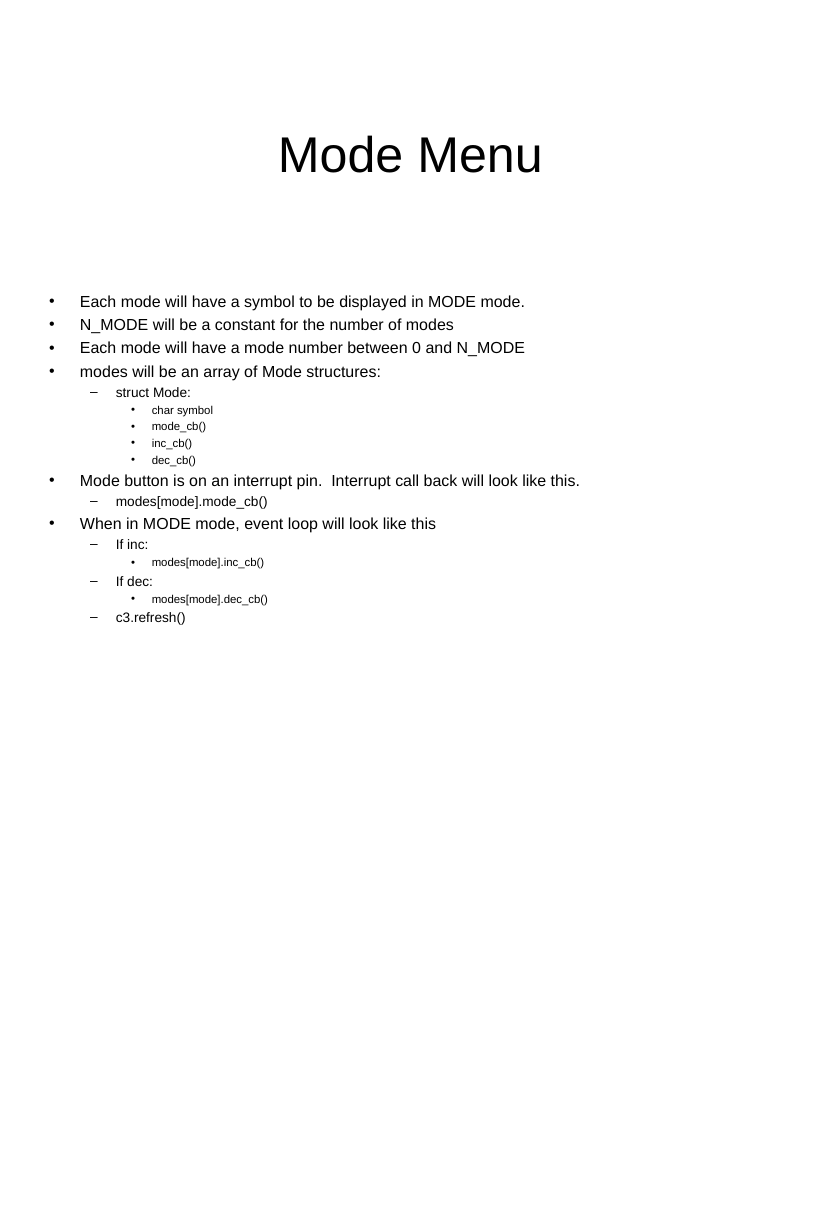
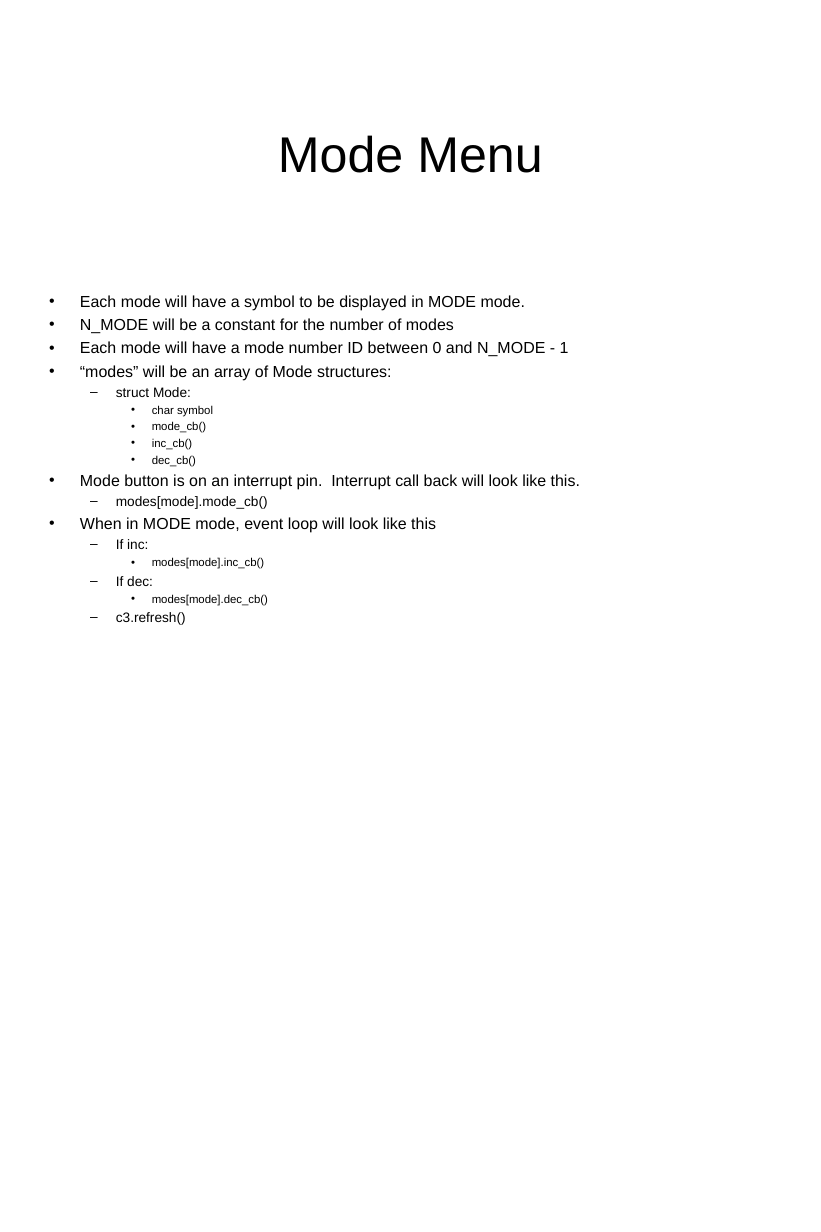
Before and after one commit to reuse38/clockthree, a slide deck: slide 1 of Docs/ModeMap.ppt. Drawn at 821x1232 pixels with LibreOffice and Linux fonts; fonts in the diff are those of the drawing. Boxes give left, top, right and bottom in pixels: in the first picture for what was removed or moved away, otherwise in the second. Text is boxed around its words. In the diff, an @@ line names an element or a change of style, - is before the commit and + after.

Commit message:
Minor mode updates to reflect code changes.

```diff
--- a/Docs/ModeMap.ppt
+++ b/Docs/ModeMap.ppt
@@ text at [80,341,569,381]: text changed @@
-• Each mode will have a mode number between 0 and N_MODE
-• modes will be an array of Mode structures:
+• Each mode will have a mode number ID between 0 and N_MODE - 1
+• “modes” will be an array of Mode structures:
```
Also in this commit, not shown: 6 other slides changed.
